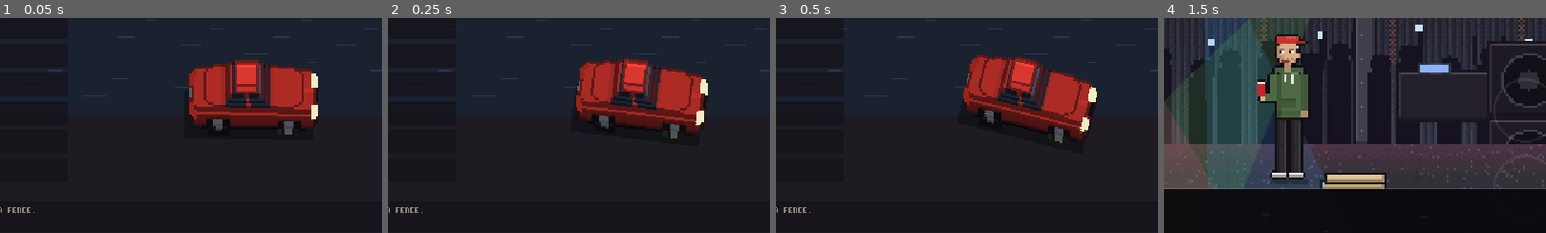
Above: before the commit, frames 1-4 (left to right).
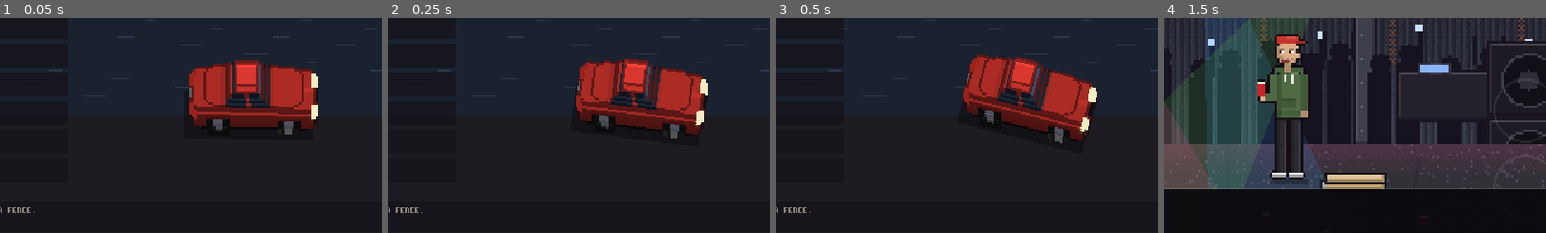
Above: after the commit, the same moments.

Repository: RileyPoirier23/Reckless-Rumble
Game: Godot game, scene res://title.tscn
Same seed, same stepped clock (60 frames per second), same inputs: the game is played once before the commit and once after it.
Inputs (mouse positions are % of the whole screen's width and height, from its top left):
- Up to frame 1 (0.05 s): no input
- Up to frame 2 (0.25 s): no input
- Up to frame 3 (0.5 s): no input
- Up to frame 4 (1.5 s): tap Enter (ui_accept) at 0.5, 0.77 s; move the mouse to (72, 45) at 0.52 s; hold C (blink_right) 0.53-1.25 s; tap T (camera) at 0.6 s; click (72, 45) at 0.67 s; drag from (30, 55) to (45, 70) at 1.27 s
The pictures show only the part of the screen within x 42-92%, y 33-83%; the shares and areas given below are measured in that part.

The runs differ from the first frame. In frame 1, 0.2% of the frame differs, in the area x 50-82%, y 49-52%; in frame 2, 0.2%, in the area x 50-82%, y 46-55%; in frame 3, 0.2%; in frame 4, nothing differs.

Commit message:
The wrecker looks like a wrecker; the office calendar says 2026
- Toby's tow truck from above: a short cab with its own glass (the cab glass
  no longer runs back over the deck), a headache rack, the yellow boom down
  the middle of the deck with its ram, toolboxes along the sides, and a
  black wheel-lift bar with yellow hooks at the back.
- The crash-scene demo lines up the wrecker, ambulance and fire engine in
  daylight.
- The office calendar reads OCT26.

Co-Authored-By: Claude Opus 5.5 <noreply@anthropic.com>
Claude-Session: https://claude.ai/code/session_01LpRxdj6yhSD7VwojyLvBc9

Diff:
--- a/game/render/car_art.gd
+++ b/game/render/car_art.gd
@@ -149,6 +149,8 @@
 			var rear_wheel := absf(u + wf) <= 3.0 and absf(v) >= hw - 2.5 and absf(v) <= hw + 0.4
 			if boxy and zz >= 7:
 				c = _box_layer(u, v, hl, hw, zz, bodyc)
+			elif truck and zz >= 7:
+				c = _tow_layer(u, v, hl, hw, zz, bodyc)
 			else:
 				match zz:
 					0, 1:
@@ -160,6 +162,9 @@
 							var arch := (absf(u - wf) <= 3.4 or absf(u + wf) <= 3.4) and absf(v) >= hw - 1.6
 							if arch: c = TIRE if absf(absf(u) - wf) > 1.2 else RIM * (0.6 + 0.15 * zz)
 							if u > hl - 1.4 or u < -hl + 1.4: c = TRIM.lerp(bodyc, 0.25)        # bumpers
+						if truck and u < -hl + 1.4:
+							c = Color("1a1a1e")                                              # the wheel-lift crossbar
+							if absf(v) > hw - 1.8: c = Color("e0b020")                       # ...and its yellow hooks
 							if absf(v) > hw - 0.8 and absf(absf(u) - wf) > 3.4 and zz == 2: c = TRIM.lerp(bodyc, 0.5)   # skirt line
 					4, 5:
 						if _rounded(u, v, hl, hw, 3.0):
@@ -253,6 +258,40 @@
 		return bodyc                                                                       # the hood
 	return Color(0, 0, 0, 0)
 
+## The top of a wrecker: a short cab with its glass, the headache rack behind it, the yellow boom
+## down the middle of the deck with its ram beside it, and toolboxes along both sides.
+func _tow_layer(u: float, v: float, hl: float, hw: float, zz: int, bodyc: Color) -> Color:
+	var gk := float(clampi(zz - 7, 0, 2))
+	var cab_back := hl * 0.06
+	var front := hl * 0.46 - gk * 1.2
+	var yellow := Color("e0b020") * (0.75 + 0.25 * float(zz) / 11.0)
+	yellow.a = 1.0
+	var dark := STEEL * 0.55
+	dark.a = 1.0
+	# the cab
+	if u >= cab_back and absf(v) <= hw - 0.8 - gk * 0.6:
+		if zz <= 9 and u <= front:
+			if u < cab_back + 1.0 or u > front - 0.8: return bodyc * 0.9                   # B and A pillars
+			return GLASS_HI if zz == 9 and u > front - 2.0 else GLASS
+		if zz >= 10 and u <= hl * 0.40 and u >= cab_back + 0.6 and absf(v) <= hw - 1.6:
+			return bodyc * 1.08                                                             # the roof
+		if zz == 7 and u > front and _rounded(u, v, hl - 1.0, hw - 1.0, 3.0): return bodyc   # the hood
+		return Color(0, 0, 0, 0)
+	# the headache rack, right behind the cab
+	if u < cab_back and u >= cab_back - 1.2 and absf(v) <= hw - 1.0 and zz <= 10:
+		return dark if int(floorf(v + 100.0)) % 2 == 0 else STEEL * 0.8
+	if u < cab_back - 1.2 and u > -hl + 1.4:
+		# the boom down the middle, and the ram beside it
+		if zz <= 9 and absf(v) <= 1.1:
+			return yellow if absf(v) < 0.8 else yellow * 0.7
+		if zz == 7 and absf(v) > 1.1 and absf(v) <= 1.8 and u < -hl * 0.1 and u > -hl * 0.55: return dark
+		# toolboxes along the sides
+		if zz == 7 and absf(v) > hw - 2.2 and absf(v) <= hw - 0.3 and u > -hl * 0.75:
+			var lid := STEEL * (0.85 if int(floorf(u + 100.0)) % 4 != 0 else 0.6)
+			lid.a = 1.0
+			return lid
+	return Color(0, 0, 0, 0)
+
 ## What the crash did to this pixel: dents (darker, crumpled) toward the side that got hit,
 ## paint scraped to primer along the sides, a missing bumper, cracked glass.
 func _damaged(c: Color, u: float, v: float, hl: float, hw: float, zz: int, rng: RandomNumberGenerator) -> Color:
--- a/game/story/story_sets.gd
+++ b/game/story/story_sets.gd
@@ -344,7 +344,7 @@
 	p.disc(104, 37, 3.0, Color("c8a030"))
 	p.box(120, 16, 28, 30, Color("f0ece0"))
 	p.rect(120, 16, 28, 8, Color("c8342c"))
-	p.text(122, 18, "OCT19", Color("f0ece0"))
+	p.text(122, 18, "OCT26", Color("f0ece0"))
 	p.text(131, 30, "7", Color("2a2420"))
 	for k in 3: p.px(124 + k * 9, 40, Color("c8342c"))
 	# a tire shop calendar girl? no. a tire. on a calendar. it's that kind of shop.
--- a/game/tests/incident_demo.gd
+++ b/game/tests/incident_demo.gd
@@ -81,6 +81,25 @@
 	main._teleport(sc.at - dir * 30.0 + dir.orthogonal() * 3.6, dir.angle() + PI)
 	await _wait(1.5)
 	await _shot("6_cones")
+	# the work trucks in a row, in daylight: the wrecker, the ambulance, the fire engine
+	inc.close(sc)
+	main.sky.time_h = 13.0
+	var at: Vector2 = main.car.sim.pos
+	var side := dir.orthogonal()
+	var row: Array = []
+	for i in 3:
+		var id: String = ["tow", "ambulance", "fire"][i]
+		var k := AiCar.new()
+		main.ysort.add_child(k)
+		var spec := SaveGame.load_spec(id)
+		k.setup_ai(spec, main.world, main.skids, main.hud, at + side * (5.0 + 3.6 * i) + dir * 4.0, dir.angle(), 90 + i)
+		k.hold = true
+		row.append(k)
+	main.zoom_mult = 1.0
+	await _wait(1.5)
+	main.hud.msgs.clear()
+	await _shot("7_trucks")
+	for k in row: k.queue_free()
 	# and one you caused: hit a car, then drive off
 	main.zoom_mult = 1.0
 	inc.close(sc)
